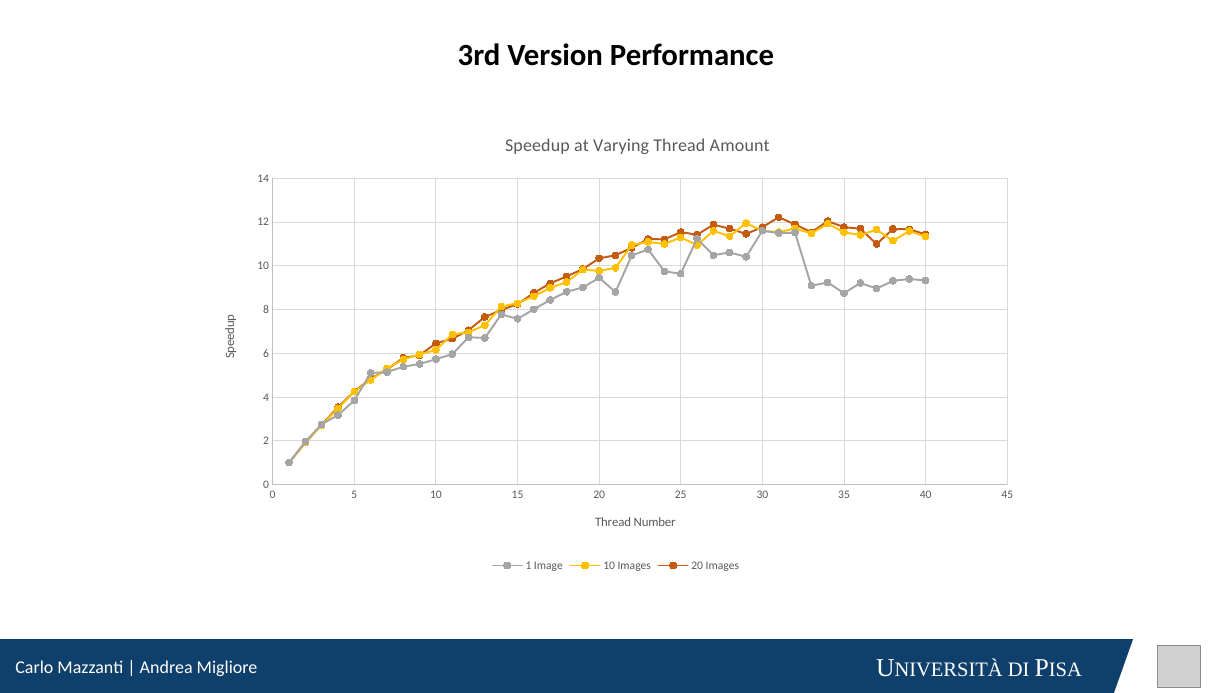
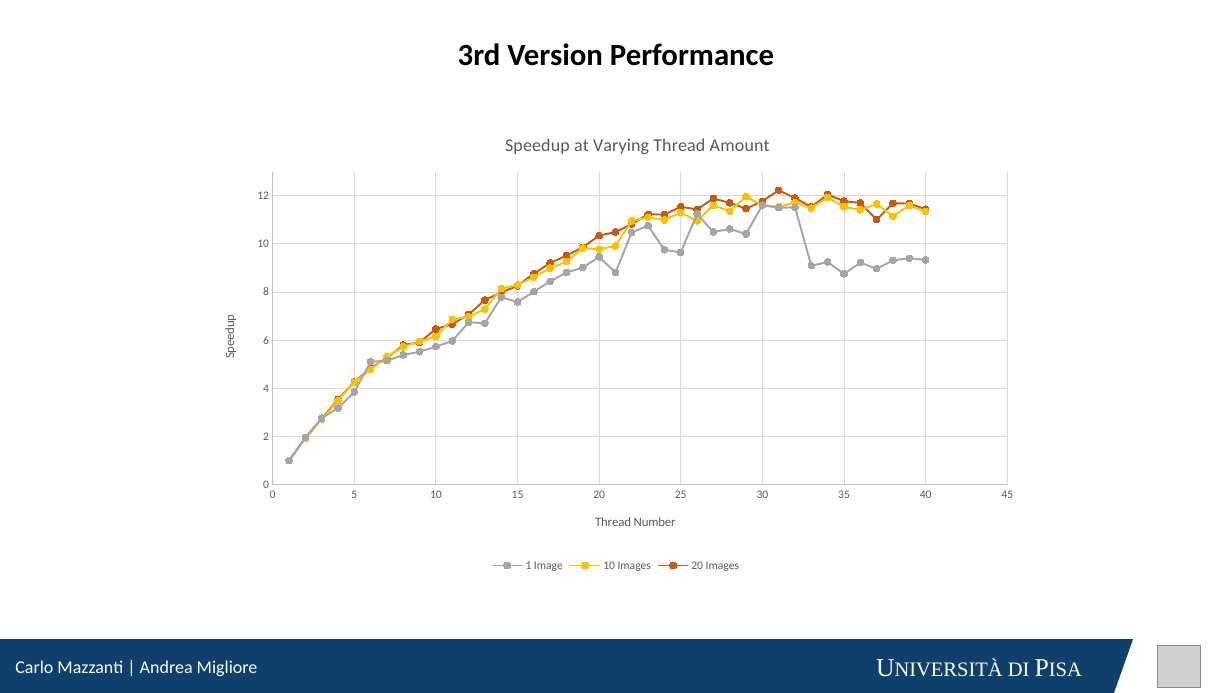
Before and after one commit to cmsilen/BidimensionalConvolution, a slide deck: slide 16 of BidimensionalConvolution.pptx. Drawn at 1232x693 pixels with LibreOffice and Linux fonts; fonts in the diff are those of the drawing; grey boxes stand for pictures. Boxes give left, top, right and bottom in pixels: in the first picture for what was removed or moved away, otherwise in the second. Text is boxed around its words. In the diff, an @@ line names an element or a change of style, - is before the commit and + after.

```diff
--- a/BidimensionalConvolution.pptx
+++ b/BidimensionalConvolution.pptx
@@ scatter lines chart at [202,117,1031,577] @@
@@ value axis changed @@
```
Also in this commit, not shown: 3 other slides changed.
